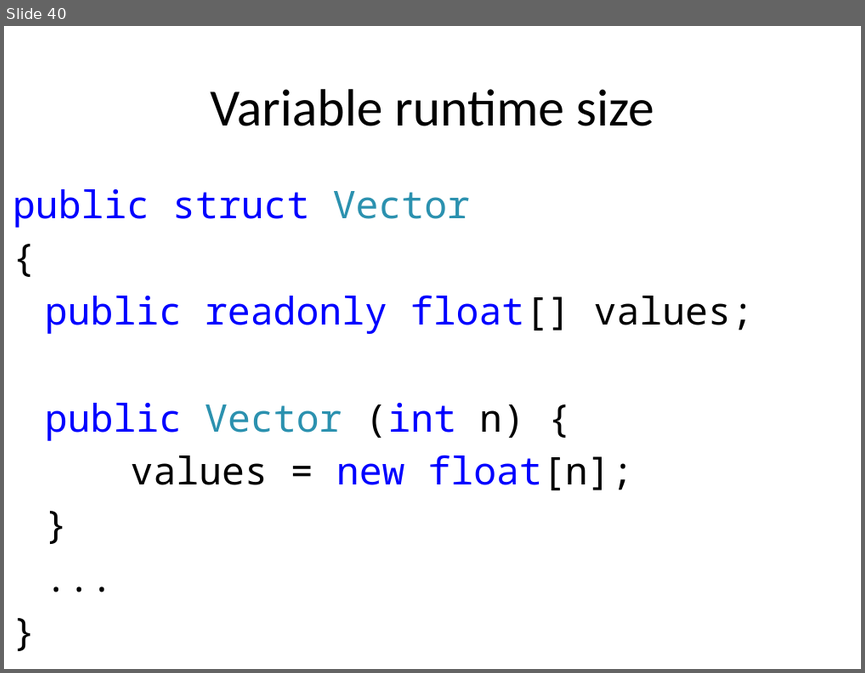
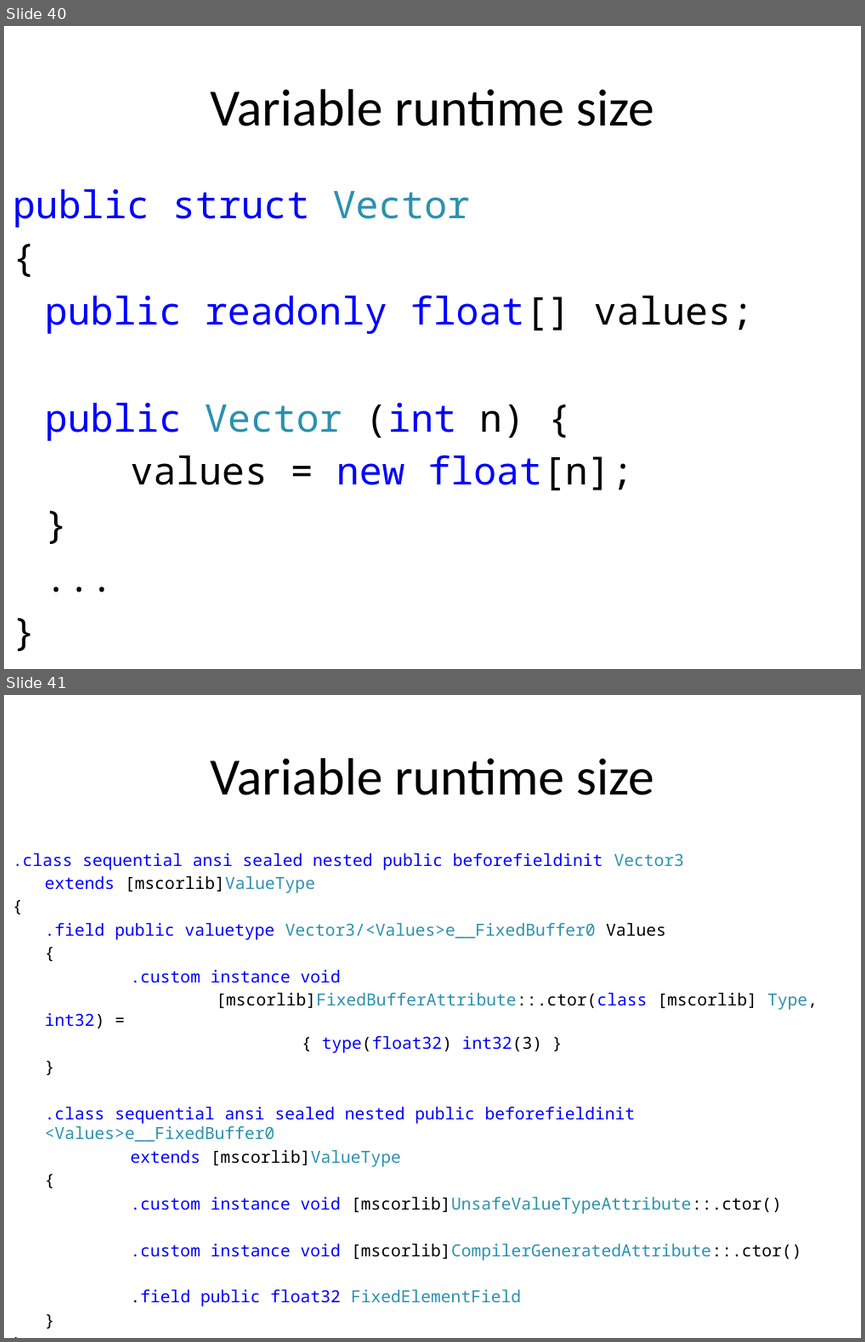
Before and after one commit to Frassle/Imperial-FYP, a slide deck: draftPresenation.pptx. Shown one above the other, each under a label of ours: slide 40 before the commit, slides 40 and 41 after it. The pictures are 865x673 and 865x1342 pixels, drawn with LibreOffice and Linux fonts; fonts in the diff are those of the drawing. Boxes give left, top, right and bottom in pixels: in the first picture for what was removed or moved away, otherwise in the second. Text is boxed around its words. In the diff, an @@ line names an element or a change of style, - is before the commit and + after.

Commit message:
Waiting on eval

```diff
--- a/draftPresenation.pptx
+++ b/draftPresenation.pptx
@@ slide 41 added at <box>4,695,861,1338</box>, background #FFFFFF @@
@@ title added at <box>210,758,654,795</box>, 44 pt, text #000000 @@
+Variable runtime size
@@ text added at <box>12,853,817,1306</box>, 14 pt, text #0000FF @@
+.class sequential ansi sealed nested public beforefieldinit Vector3
+extends [mscorlib]ValueType
+{
+.field public valuetype Vector3/<Values>e__FixedBuffer0 Values
+{
+.custom instance void
+[mscorlib]FixedBufferAttribute::.ctor(class [mscorlib] Type, int32) =
+{ type(float32) int32(3) }
+}
+.class sequential ansi sealed nested public beforefieldinit <Values>e__FixedBuffer0
+extends [mscorlib]ValueType
+{
+.custom instance void [mscorlib]UnsafeValueTypeAttribute::.ctor()
+.custom instance void [mscorlib]CompilerGeneratedAttribute::.ctor()
+.field public float32 FixedElementField
+}
+}
```
